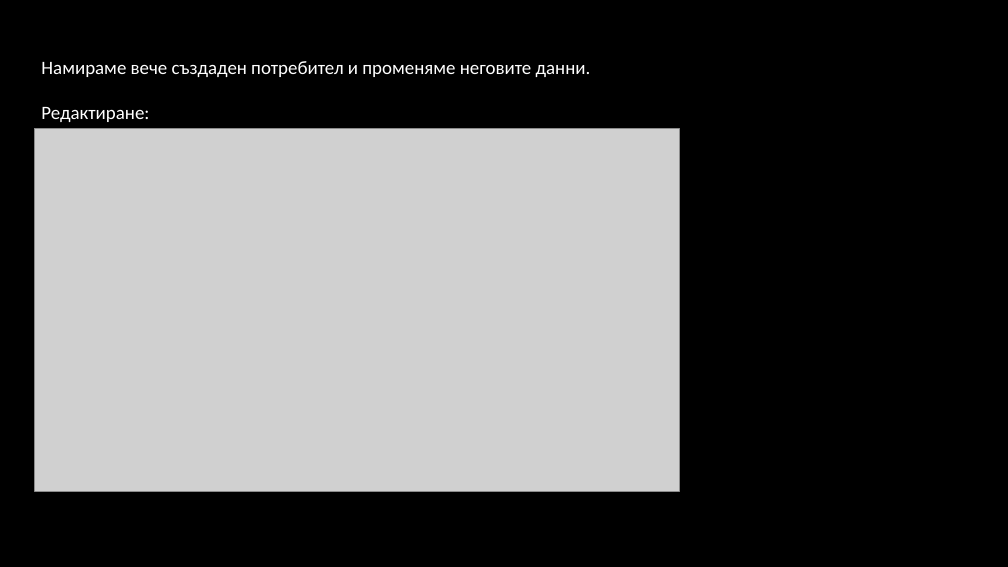
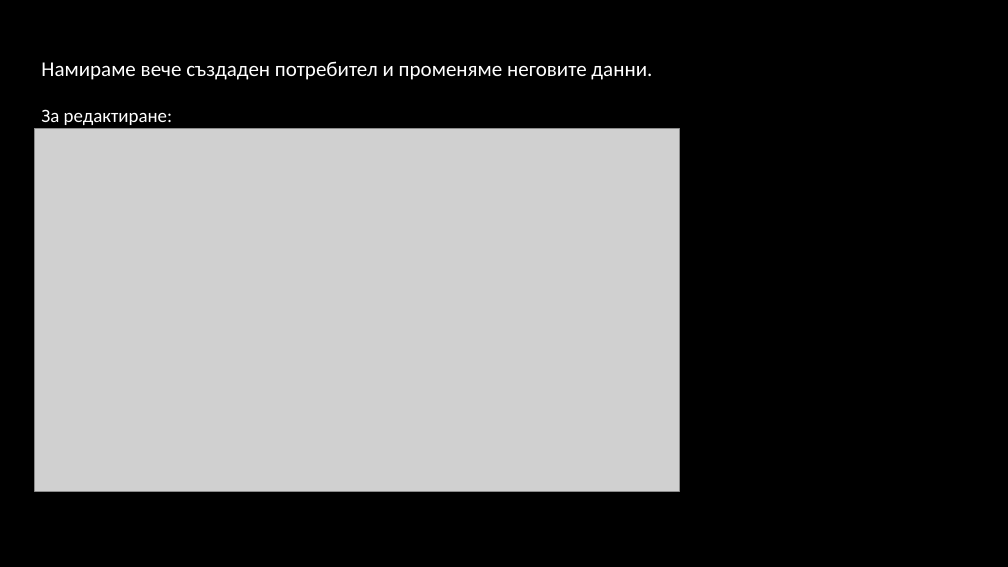
Before and after one commit to AdamS839/FlightManager, a slide deck: slide 8 of Презентация за проект Flight Manager.pptx. Drawn at 1008x567 pixels with LibreOffice and Linux fonts; fonts in the diff are those of the drawing; grey boxes stand for pictures. Boxes give left, top, right and bottom in pixels: in the first picture for what was removed or moved away, otherwise in the second. Text is boxed around its words. In the diff, an @@ line names an element or a change of style, - is before the commit and + after.

```diff
--- a/Презентация за проект Flight Manager.pptx
+++ b/Презентация за проект Flight Manager.pptx
@@ text at [41,61,652,80]: size 18 to 20 pt in "Намираме вече създаден потребител и променяме неговите ..." @@
@@ text at [41,109,172,125]: text changed @@
-Редактиране:
+За редактиране:
```
Also in this commit, not shown: 2 other slides changed.
